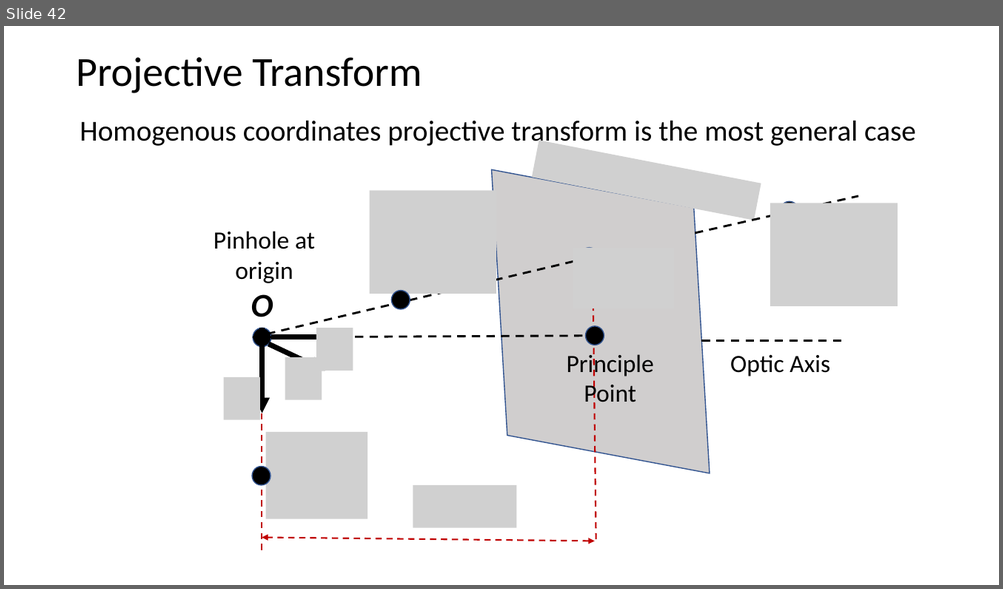
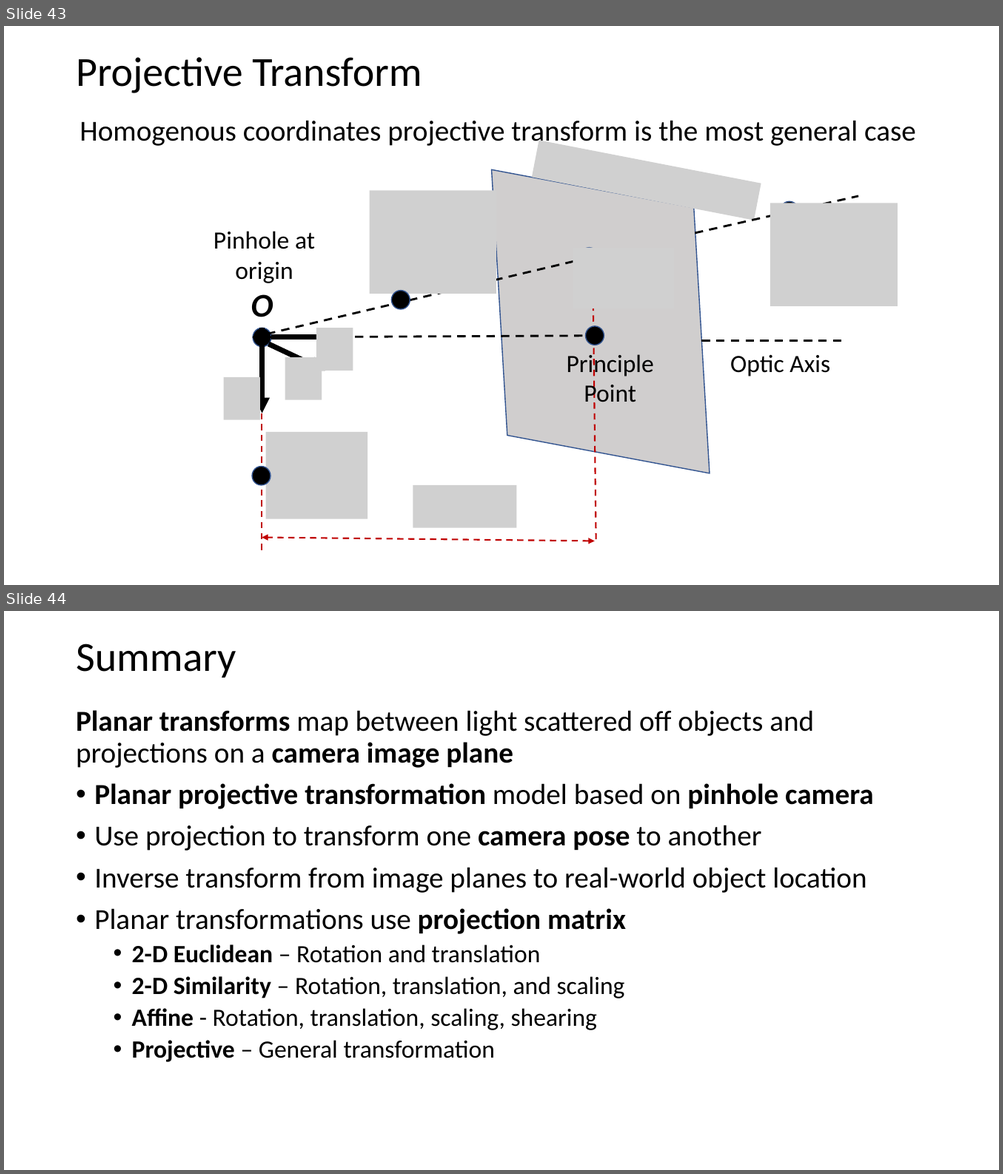
Before and after one commit to StephenElston/CSCI-E25, a slide deck: Slides/9_HomographyProjection.pptx. Shown one above the other, each under a label of ours: slide 42 before the commit, slides 43 and 44 after it. The pictures are 1003x589 and 1003x1174 pixels, drawn with LibreOffice and Linux fonts; fonts in the diff are those of the drawing; grey boxes stand for pictures. Boxes give left, top, right and bottom in pixels: in the first picture for what was removed or moved away, otherwise in the second. Text is boxed around its words. In the diff, an @@ line names an element or a change of style, - is before the commit and + after.

```diff
--- a/Slides/9_HomographyProjection.pptx
+++ b/Slides/9_HomographyProjection.pptx
@@ slide 44 added at (x1=4, y1=611, x2=999, y2=1170), background #FFFFFF @@
@@ title added at (x1=76, y1=644, x2=236, y2=678), 40 pt, text #000000 @@
+Summary
@@ text added at (x1=76, y1=710, x2=873, y2=1062), 28 pt, text #000000 @@
+Planar transforms map between light scattered off objects and projections on a camera image plane
+• Planar projective transformation model based on pinhole camera
+• Use projection to transform one camera pose to another
+• Inverse transform from image planes to real-world object location
+• Planar transformations use projection matrix
+  • 2-D Euclidean – Rotation and translation
+  • 2-D Similarity – Rotation, translation, and scaling
+  • Affine - Rotation, translation, scaling, shearing
+  • Projective – General transformation
@@ what was slide 42 is now slide 43 @@
```
Also in this commit, not shown: 7 slides changed, 1 other slide added.
